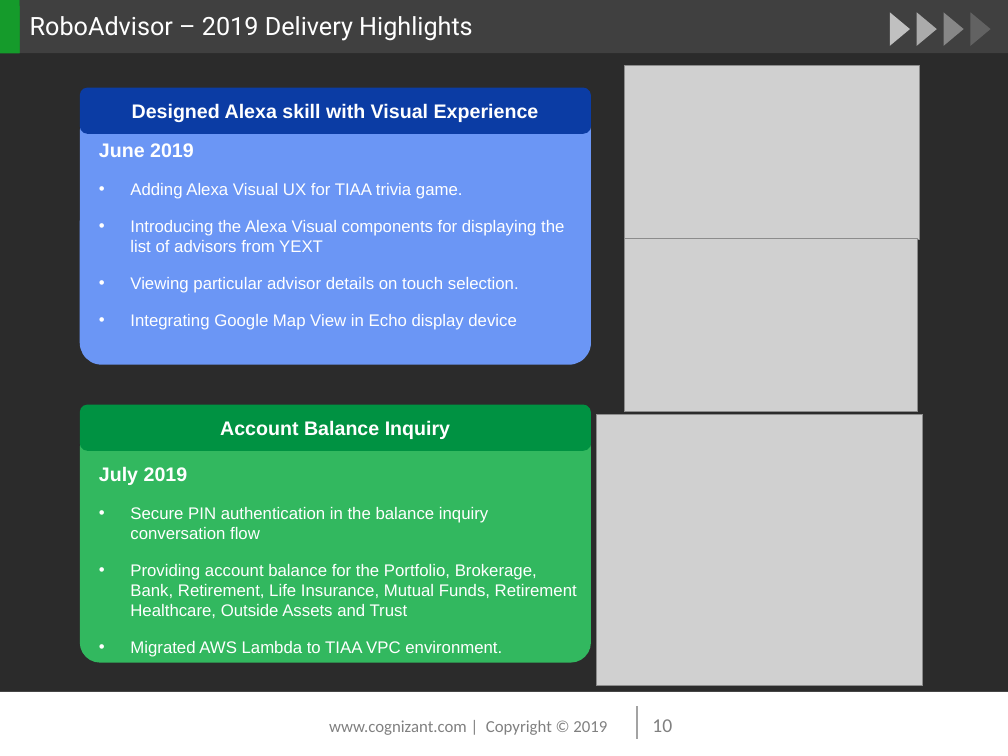
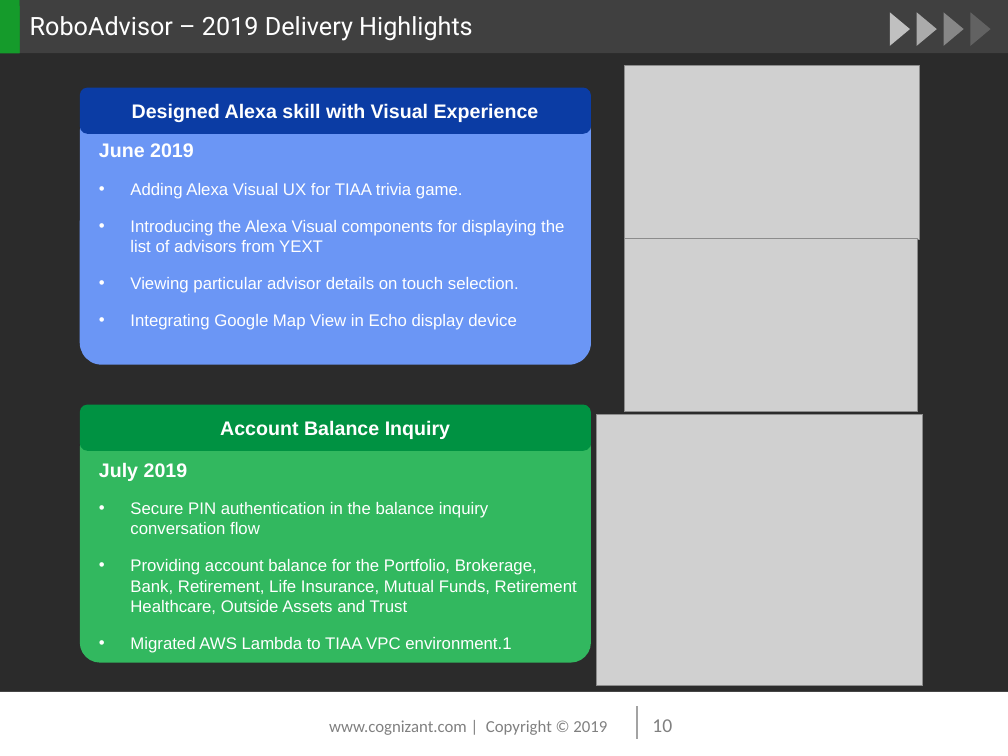
Before and after one commit to beulahmercy/myreact-quiz, a slide deck: slide 10 of TIAA Alexa Skill-PMR July 2019.pptx. Drawn at 1008x756 pixels with LibreOffice and Linux fonts; fonts in the diff are those of the drawing; grey boxes stand for pictures; background and template pictures are left out; a plain dark background stands for a picture behind light text. Boxes give left, top, right and bottom in pixels: in the first picture for what was removed or moved away, otherwise in the second. Text is boxed around its words. In the diff, an @@ line names an element or a change of style, - is before the commit and + after.

```diff
--- a/TIAA Alexa Skill-PMR July 2019.pptx
+++ b/TIAA Alexa Skill-PMR July 2019.pptx
@@ text at bbox=[130, 637, 511, 653]: text changed @@
-  • Migrated AWS Lambda to TIAA VPC environment.
+  • Migrated AWS Lambda to TIAA VPC environment.1
```
Also in this commit, not shown: 3 other slides changed, 3 slides added.
